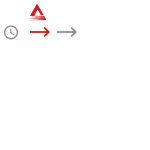
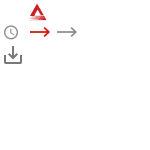
Comparing the layer stacks of the two w=150, h=150 images. Changes:
added layer "Vector-1" (1st of 2) above "Vector" over [4, 46, 22, 64]
